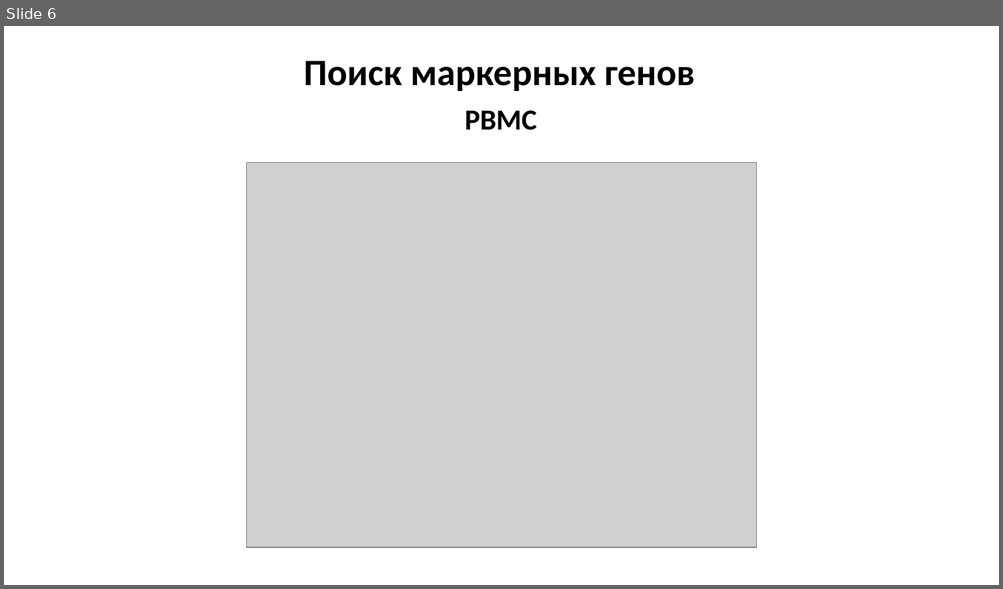
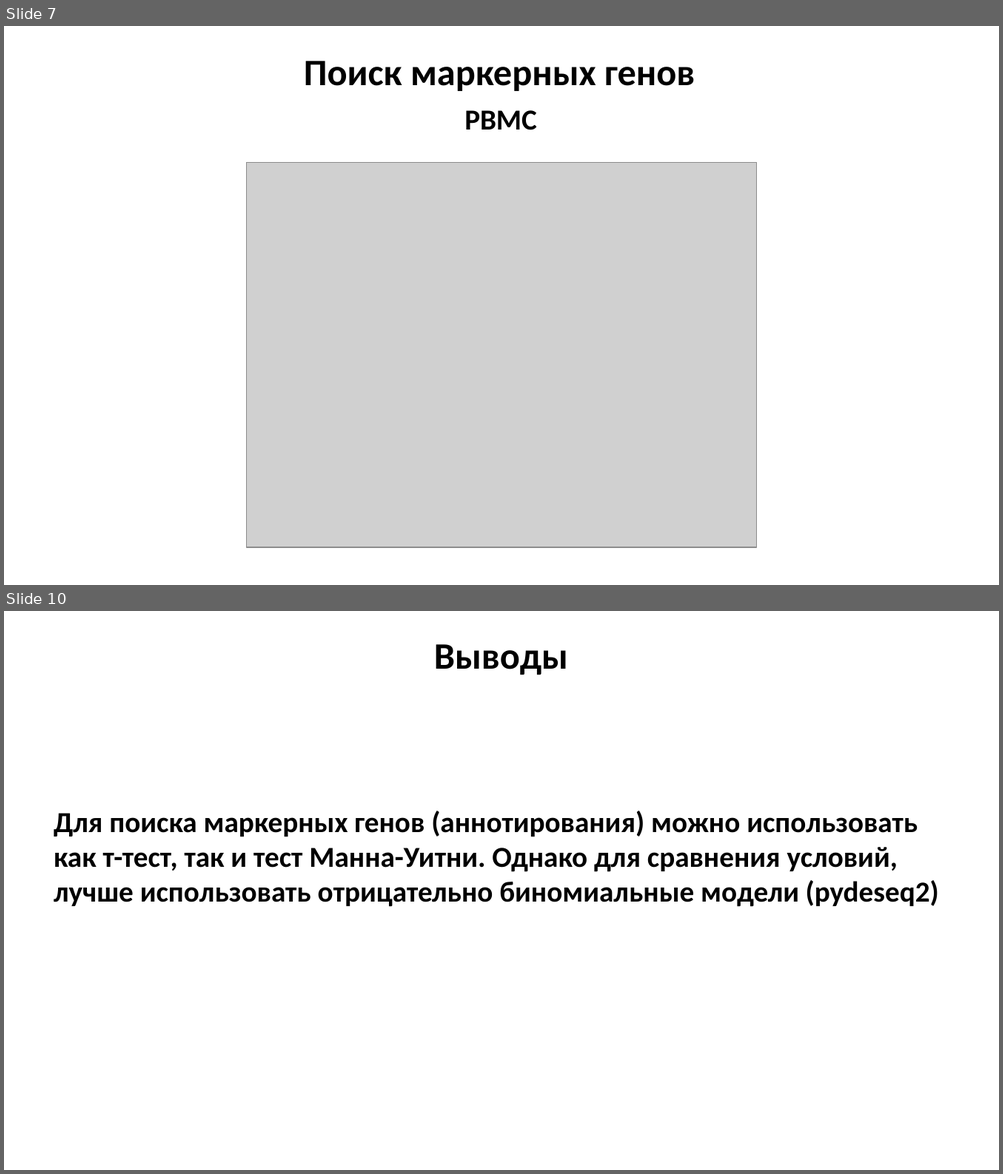
Before and after one commit to MinerArt17/Karpushov_SC_Project, a slide deck: Karpushov_SC_Project.pptx. Shown one above the other, each under a label of ours: slide 6 before the commit, slides 7 and 10 after it; the slides between them are not shown. The pictures are 1003x589 and 1003x1174 pixels, drawn with LibreOffice and Linux fonts; fonts in the diff are those of the drawing; grey boxes stand for pictures. Boxes give left, top, right and bottom in pixels: in the first picture for what was removed or moved away, otherwise in the second. Text is boxed around its words. In the diff, an @@ line names an element or a change of style, - is before the commit and + after.

```diff
--- a/Karpushov_SC_Project.pptx
+++ b/Karpushov_SC_Project.pptx
@@ slide 10 added at (4,611,999,1170), background #FFFFFF @@
@@ text added at (434,644,568,675), 36 pt, text #000000, bold @@
+Выводы
@@ text added at (54,811,939,907), 28 pt, text #000000, bold @@
+Для поиска маркерных генов (аннотирования) можно использовать как т-тест, так и тест Манна-Уитни. Однако для сравнения условий, лучше использовать отрицательно биномиальные модели (pydeseq2)
@@ what was slide 6 is now slide 7 @@
```
Also in this commit, not shown: 4 slides changed, 1 other slide added.
